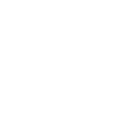
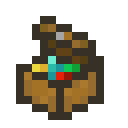
Layers edited between the first and the second 128 x 128 image:
painted on "Ebene" over [16,16,104,120]
